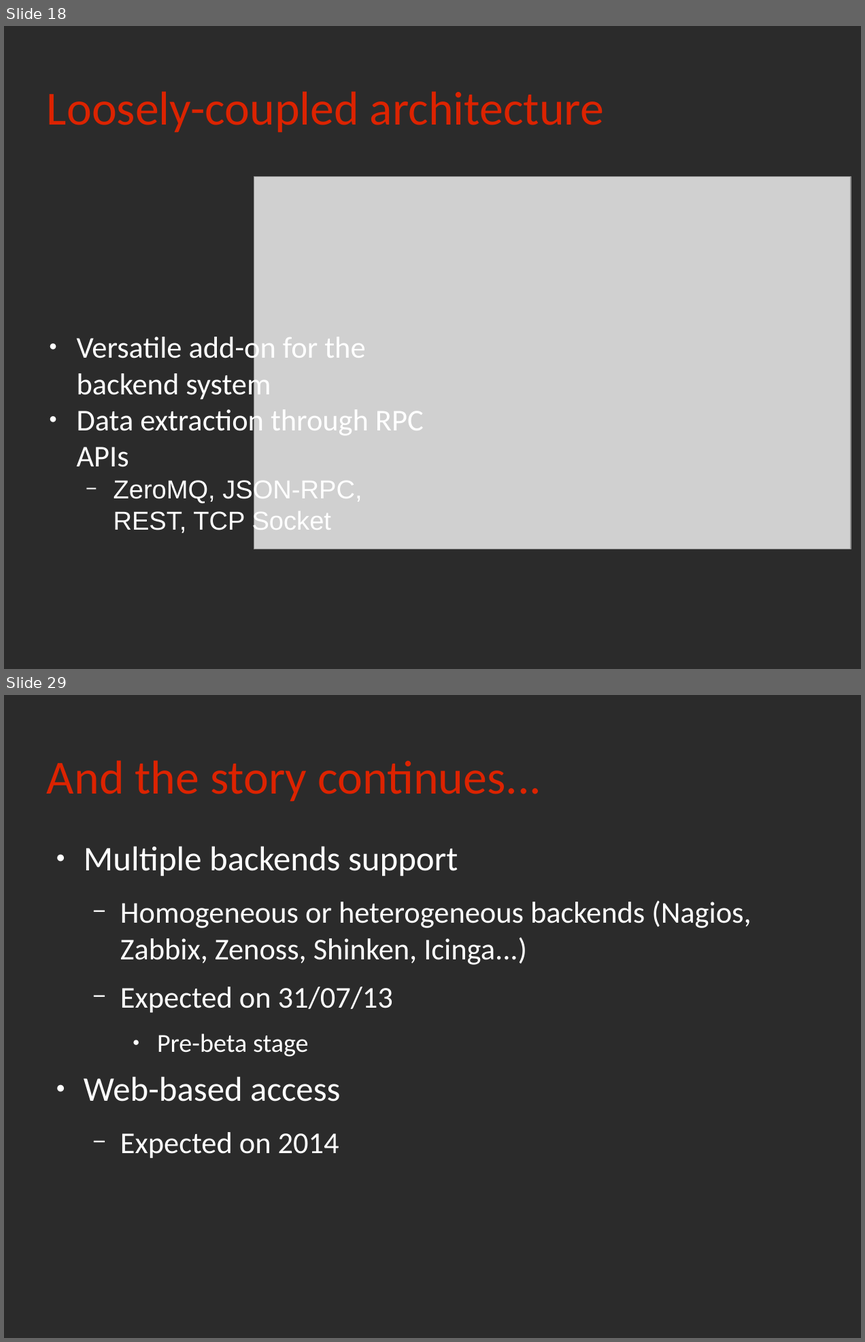
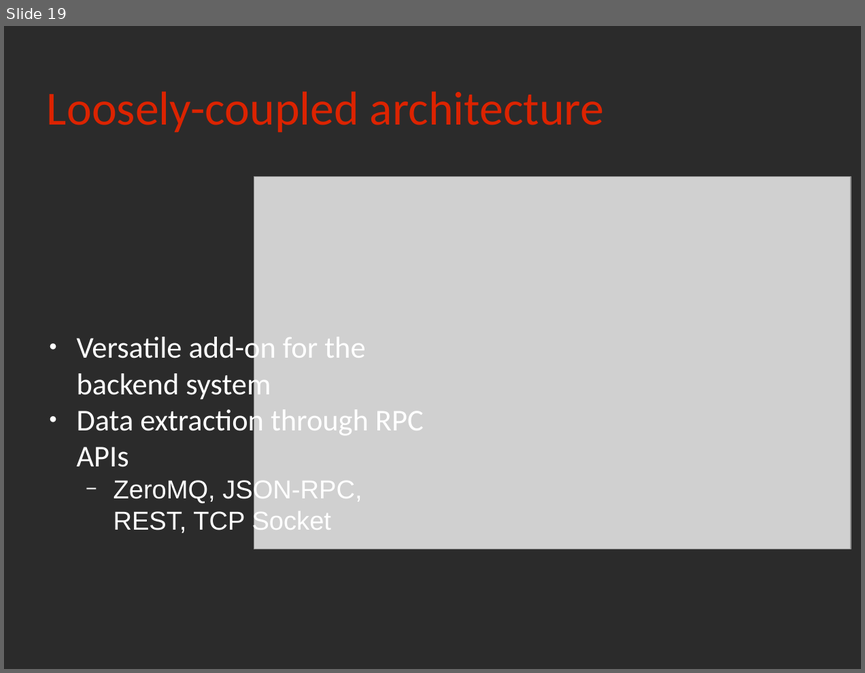
Before and after one commit to rchakode/realopinsight, a slide deck: doc/talks/rmll-2013.odp. Shown one above the other, each under a label of ours: slides 18 and 29 before the commit, slide 19 after it; the slides between them are not shown. The pictures are 865x1342 and 865x673 pixels, drawn with LibreOffice and Linux fonts; fonts in the diff are those of the drawing; grey boxes stand for pictures; background and template pictures are left out; a plain dark background stands for a picture behind light text. Boxes give left, top, right and bottom in pixels: in the first picture for what was removed or moved away, otherwise in the second. Text is boxed around its words. In the diff, an @@ line names an element or a change of style, - is before the commit and + after.

```diff
--- a/doc/talks/rmll-2013.odp
+++ b/doc/talks/rmll-2013.odp
@@ slide 29 removed at [4, 695, 861, 1338], background picture (left out) @@
@@ title removed at [47, 760, 541, 802] @@
-And the story continues...
@@ text removed at [84, 846, 751, 1158] @@
-● Multiple backends support
-  − Homogeneous or heterogeneous backends (Nagios, Zabbix, Zenoss, Shinken, Icinga...)
-  − Expected on 31/07/13
-    ● Pre-beta stage
-● Web-based access
-  − Expected on 2014
@@ what was slide 18 is now slide 19 @@
```
Also in this commit, not shown: 10 slides changed, 4 slides added, 2 other slides removed, 2 other files.
